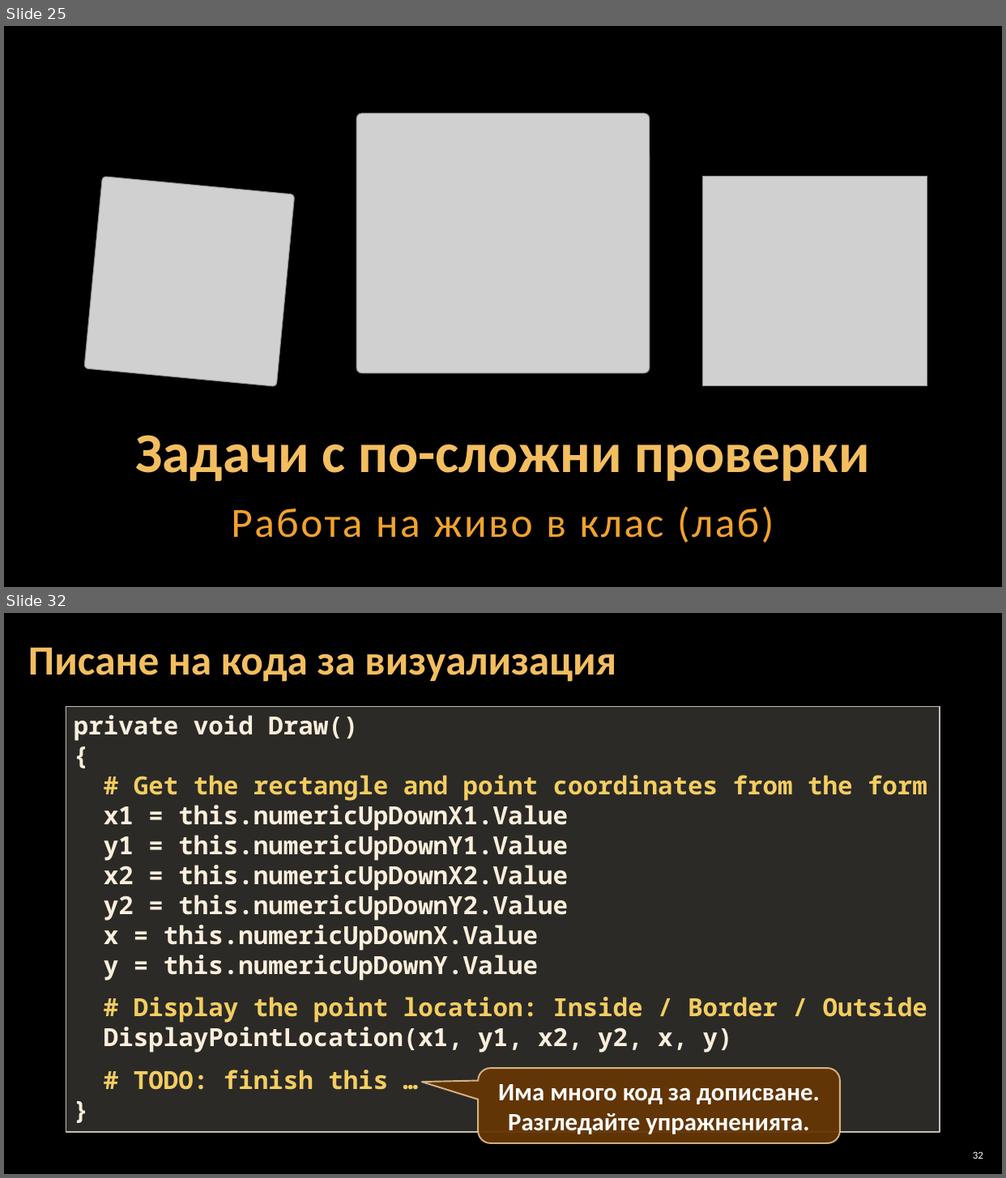
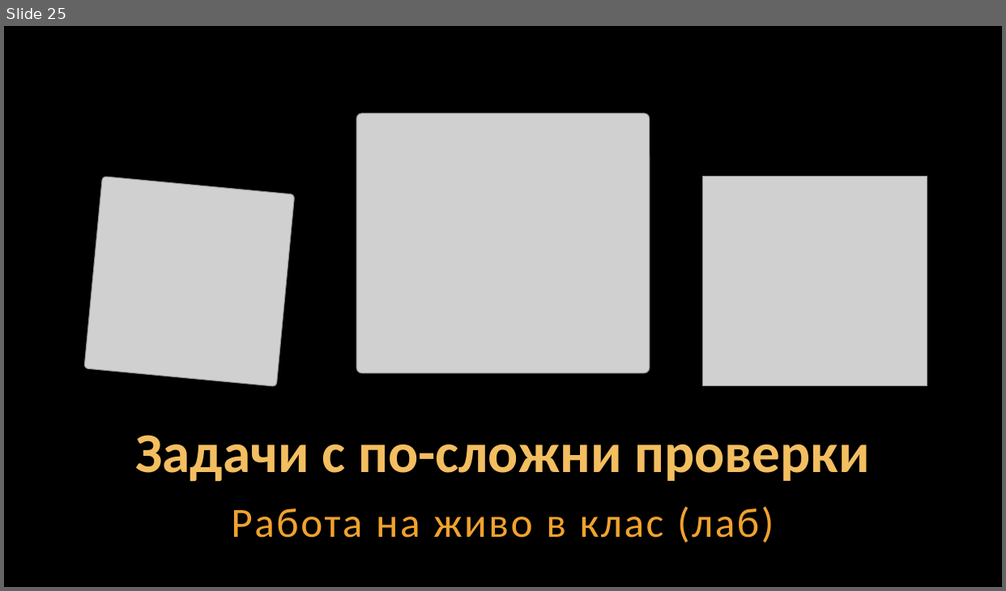
Before and after one commit to Software-University/Python-Basics, a slide deck: 4. Complex-Conditions/4. Complex-Conditions.pptx. Shown one above the other, each under a label of ours: slides 25 and 32 before the commit, slide 25 after it; the slides between them are not shown. The pictures are 1006x1178 and 1006x591 pixels, drawn with LibreOffice and Linux fonts; fonts in the diff are those of the drawing; grey boxes stand for pictures; background and template pictures are left out. Boxes give left, top, right and bottom in pixels: in the first picture for what was removed or moved away, otherwise in the second. Text is boxed around its words. In the diff, an @@ line names an element or a change of style, - is before the commit and + after.

```diff
--- a/4. Complex-Conditions/4. Complex-Conditions.pptx
+++ b/4. Complex-Conditions/4. Complex-Conditions.pptx
@@ slide 32 removed at [4,613,1002,1174], background picture (left out) @@
@@ title removed at [28,647,616,682] @@
-Писане на кода за визуализация
@@ rectangle removed at [66,707,940,1132] @@
-private void Draw()
-{
-# Get the rectangle and point coordinates from the form
-x1 = this.numericUpDownX1.Value
-y1 = this.numericUpDownY1.Value
-x2 = this.numericUpDownX2.Value
-y2 = this.numericUpDownY2.Value
-x = this.numericUpDownX.Value
-y = this.numericUpDownY.Value
-# Display the point location: Inside / Border / Outside
-DisplayPointLocation(x1, y1, x2, y2, x, y)
-# TODO: finish this …
-}
@@ rounded speech box removed at [478,1068,839,1144] @@
-Има много код за дописване. Разгледайте упражненията.
@@ page number removed at [973,1152,983,1159] @@
-32
```
Also in this commit, not shown: 8 slides changed, 7 other slides removed, 3 other files.
